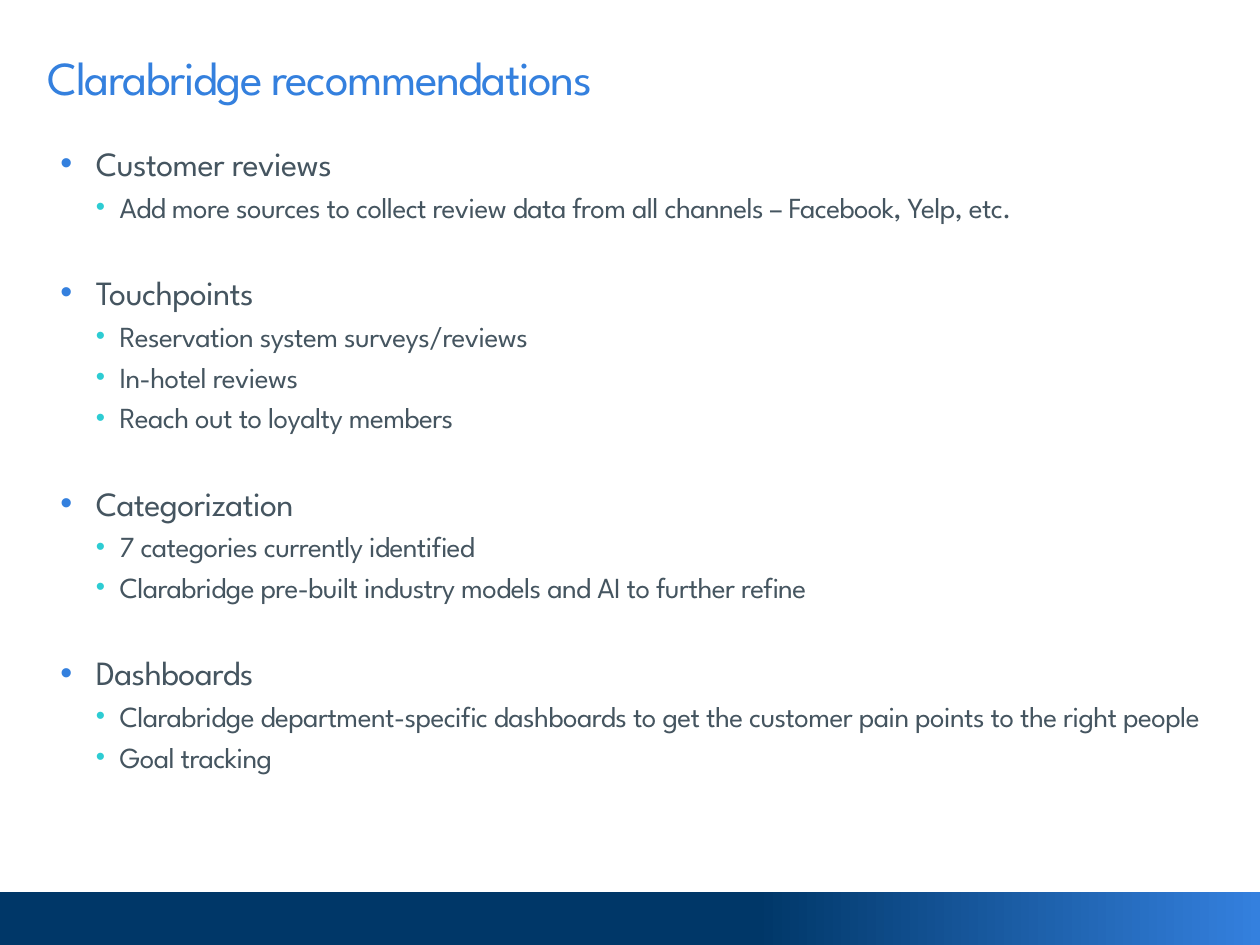
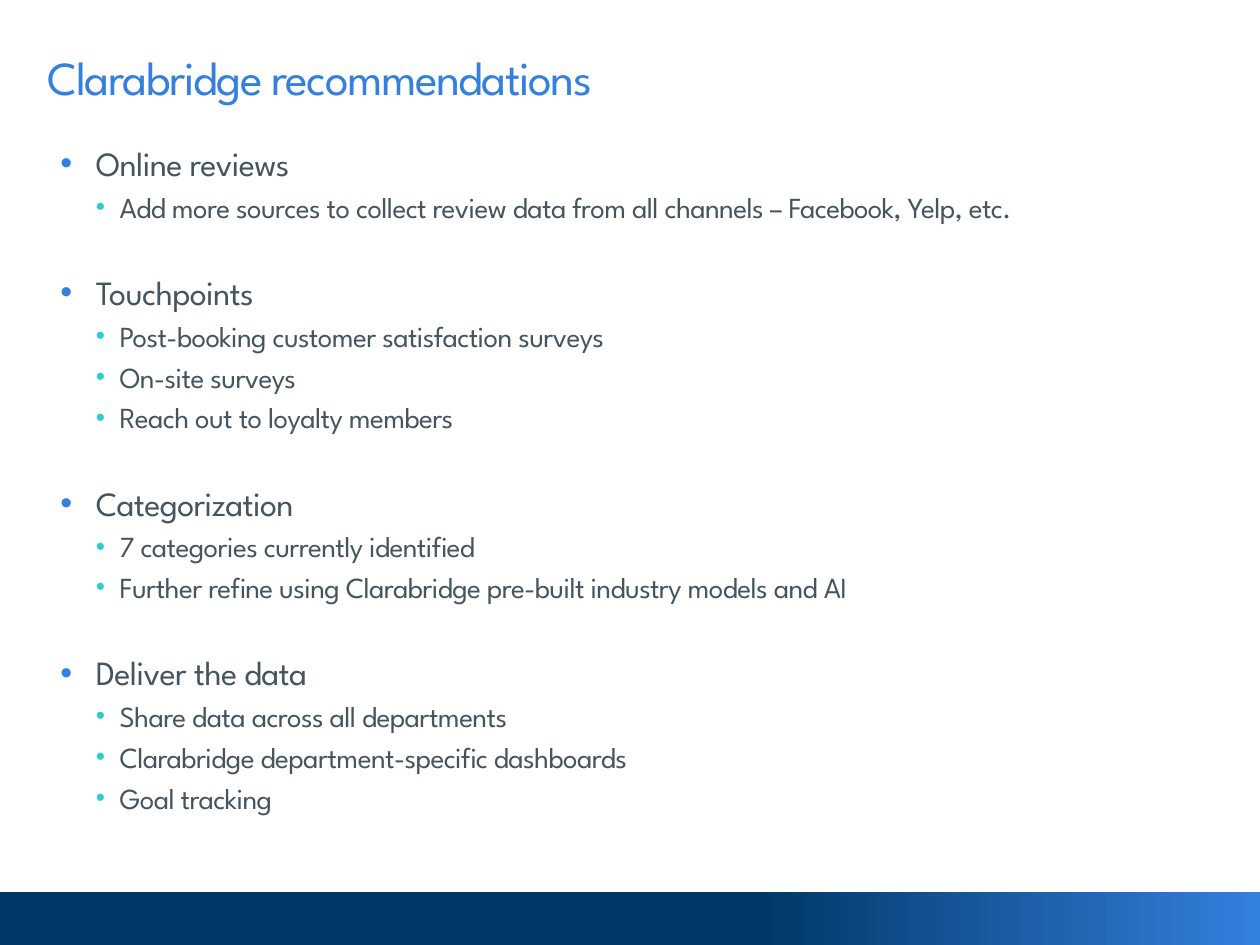
Before and after one commit to goodmorningdata/Clarabridge, a slide deck: slide 15 of 20191009_ace_presentation.pptx (slide 14 before the commit). Drawn at 1260x945 pixels with LibreOffice and Linux fonts; fonts in the diff are those of the drawing; background and template pictures are left out. Boxes give left, top, right and bottom in pixels: in the first picture for what was removed or moved away, otherwise in the second. Text is boxed around its words. In the diff, an @@ line names an element or a change of style, - is before the commit and + after.

```diff
--- a/20191009_ace_presentation.pptx
+++ b/20191009_ace_presentation.pptx
@@ text at (96, 152, 290, 177): text changed @@
-• Customer reviews
+• Online reviews
@@ text at (120, 326, 604, 394): text changed @@
-  • Reservation system surveys/reviews
-  • In-hotel reviews
+  • Post-booking customer satisfaction surveys
+  • On-site surveys
@@ text at (96, 577, 847, 775): text changed @@
-  • Clarabridge pre-built industry models and AI to further refine
-• Dashboards
-  • Clarabridge department-specific dashboards to get the customer pain points to the right people
+  • Further refine using Clarabridge pre-built industry models and AI
+• Deliver the data
+  • Share data across all departments
+  • Clarabridge department-specific dashboards
```
Also in this commit, not shown: 4 other slides changed, 1 slide added.
